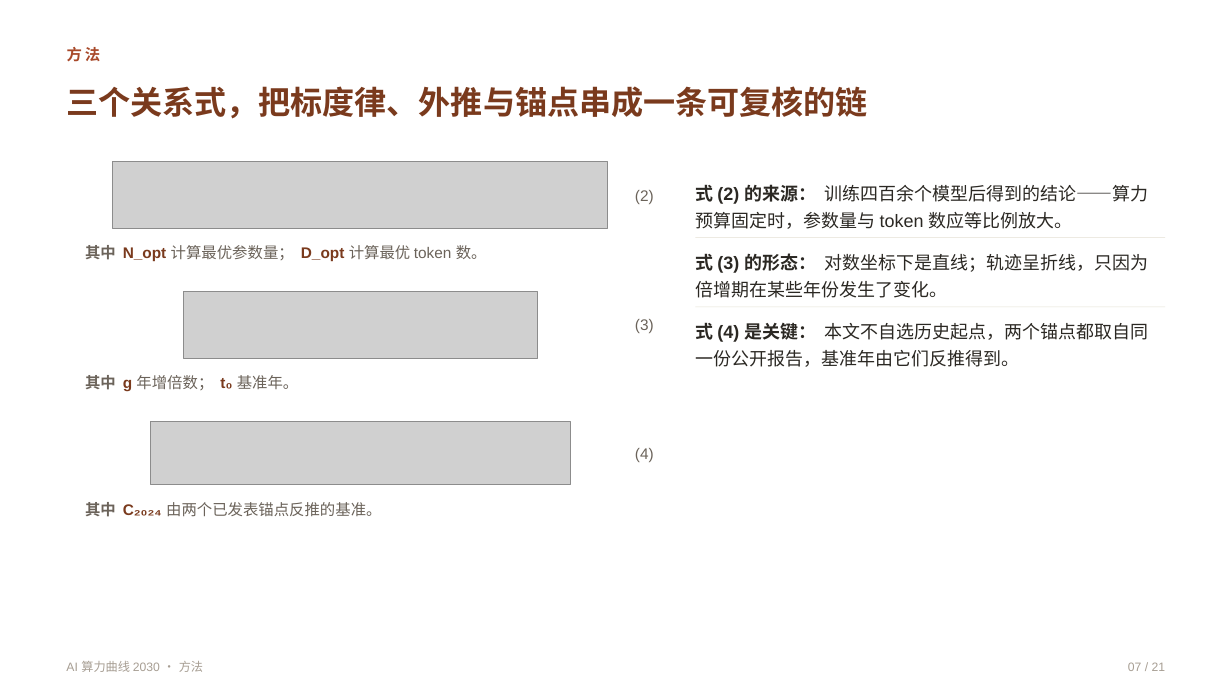
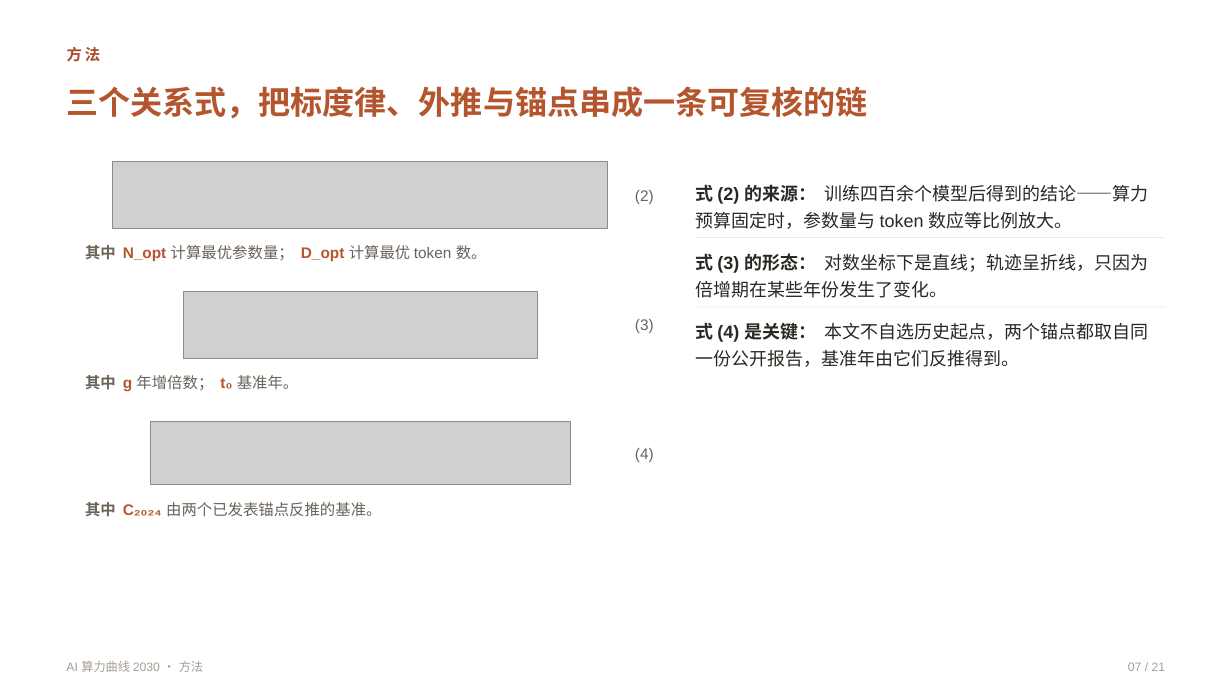
Before and after one commit to qingguang0309/academic-skills, a slide deck: slide 7 of examples/ai-2030-slides/ai2030_talk.pptx. Drawn at 1232x693 pixels with LibreOffice and Linux fonts; fonts in the diff are those of the drawing; grey boxes stand for pictures. Boxes give left, top, right and bottom in pixels: in the first picture for what was removed or moved away, otherwise in the second. Text is boxed around its words. In the diff, an @@ line names an element or a change of style, - is before the commit and + after.

```diff
--- a/examples/ai-2030-slides/ai2030_talk.pptx
+++ b/examples/ai-2030-slides/ai2030_talk.pptx
@@ text "三个关系式，把标度律、外推与锚点串成一条可复核的链" at bbox=[67, 86, 868, 119]: text colour #7A3A1D to #B4552D @@
@@ text "其中 N_opt 计算最优参数量； D_opt 计算最优 ..." at bbox=[85, 245, 487, 261]: text colour #7A3A1D to #B4552D in "N_opt D_opt" @@
@@ text "其中 g 年增倍数； t₀ 基准年。" at bbox=[85, 375, 299, 391]: text colour #7A3A1D to #B4552D in "g t₀" @@
@@ text "其中 C₂₀₂₄ 由两个已发表锚点反推的基准。" at bbox=[85, 502, 381, 517]: text colour #7A3A1D to #B4552D in "C₂₀₂₄" @@
```
Also in this commit, not shown: 20 other slides changed, 8 other files.
